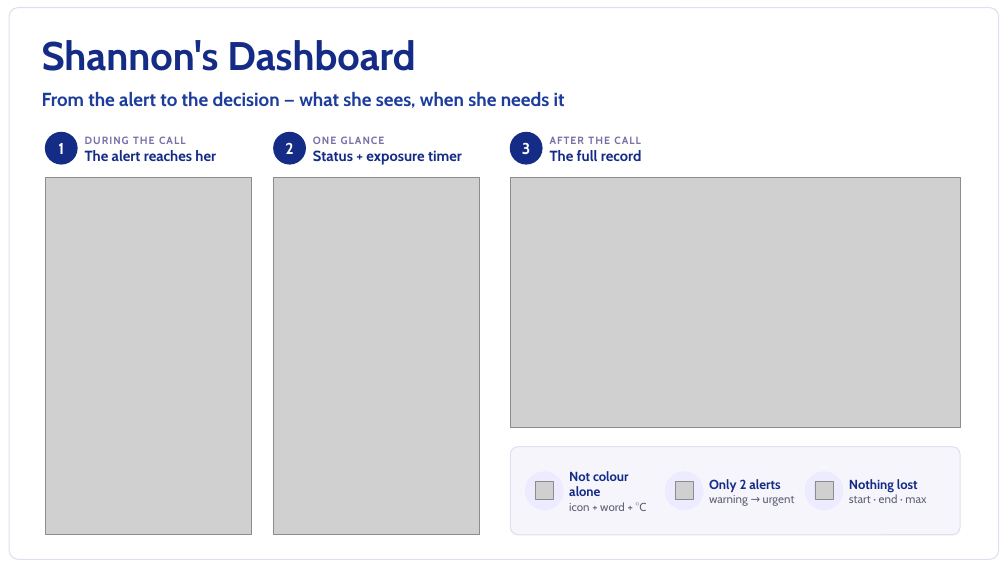
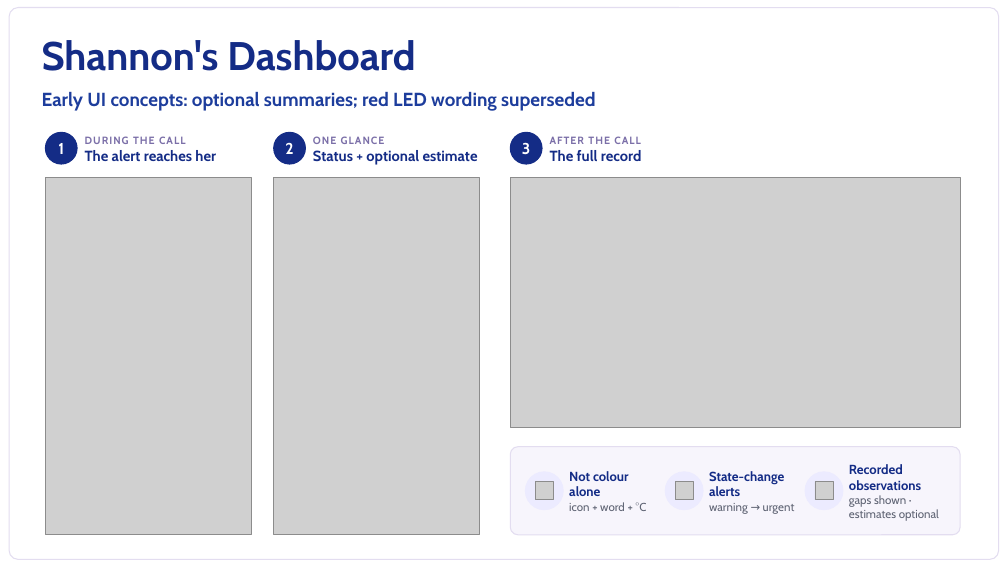
Before and after one commit to nikitsya/Smart-Box, a slide deck: slide 4 of docs/presentation/TempSafe_Elevator_Pitch.pptx. Drawn at 1008x567 pixels with LibreOffice and Linux fonts; fonts in the diff are those of the drawing; grey boxes stand for pictures. Boxes give left, top, right and bottom in pixels: in the first picture for what was removed or moved away, otherwise in the second. Text is boxed around its words. In the diff, an @@ line names an element or a change of style, - is before the commit and + after.

```diff
--- a/docs/presentation/TempSafe_Elevator_Pitch.pptx
+++ b/docs/presentation/TempSafe_Elevator_Pitch.pptx
@@ text at [42,92,595,111]: text changed @@
-From the alert to the decision — what she sees, when she needs it
+Early UI concepts: optional summaries; red LED wording superseded
@@ text at [313,150,478,165]: text changed @@
-Status + exposure timer
+Status + optional estimate
@@ text at [709,471,784,496]: text changed @@
-Only 2 alerts
+State-change alerts
@@ text at [849,464,939,521]: text changed @@
-Nothing lost
-start · end · max
+Recorded observations
+gaps shown · estimates optional
```
Also in this commit, not shown: 2 other slides changed, 13 other files.
